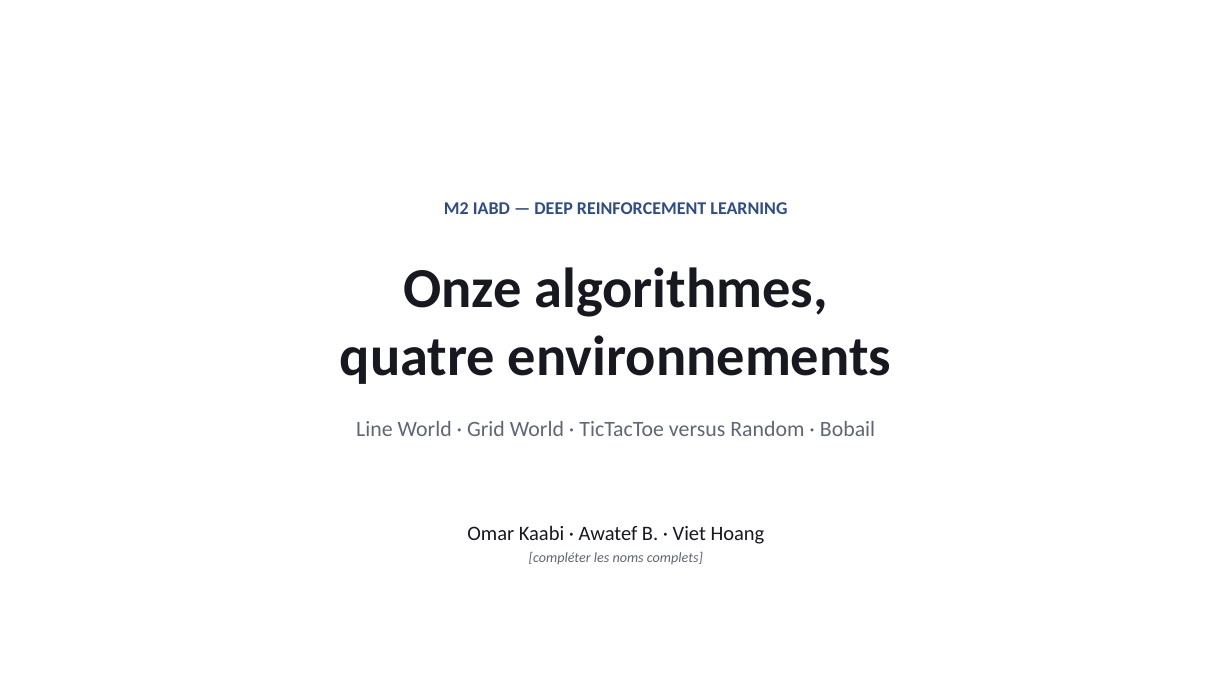
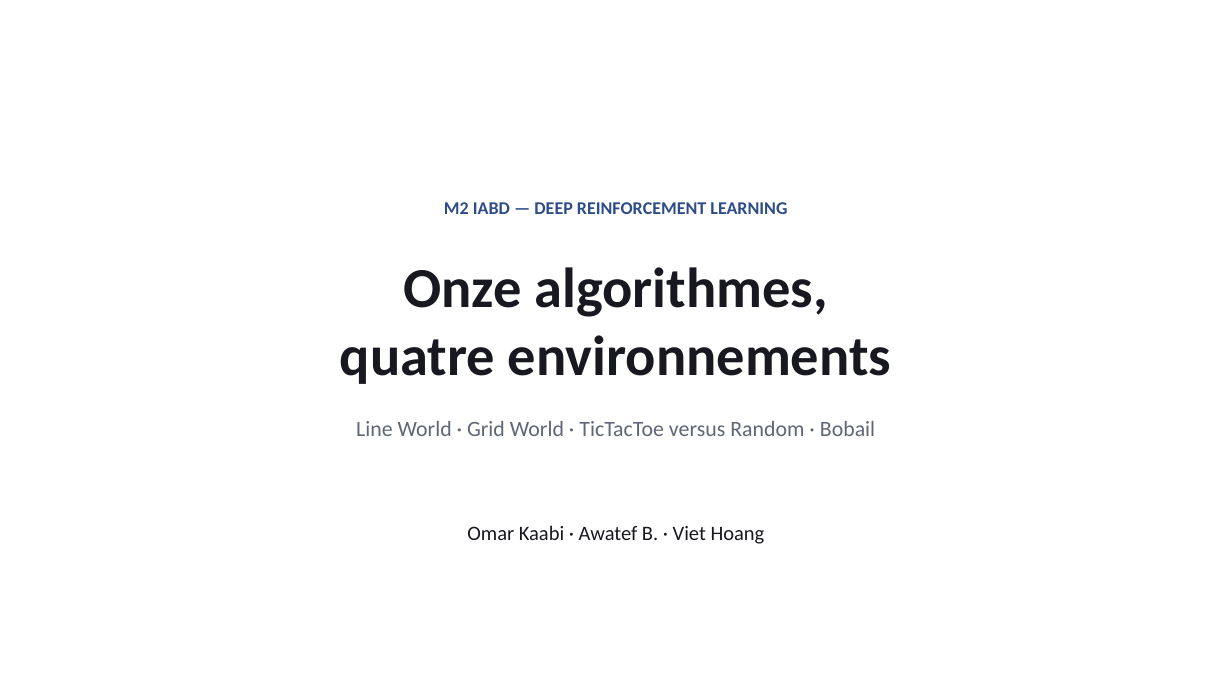
Before and after one commit to KaabiOmar/drl-project, a slide deck: slide 1 of Soutenance_DRL.pptx. Drawn at 1232x693 pixels with LibreOffice and Linux fonts; fonts in the diff are those of the drawing. Boxes give left, top, right and bottom in pixels: in the first picture for what was removed or moved away, otherwise in the second. Text is boxed around its words. In the diff, an @@ line names an element or a change of style, - is before the commit and + after.

Commit message:
docs: sommaire reel dans le rapport, marqueur de noms retire
Le sommaire etait un champ TOC de Word : vide tant que l'utilisateur ne met pas
les champs a jour, et vide dans le PDF produit par LibreOffice. Remplace par une
table des matieres statique, 26 entrees avec points de conduite et numeros de
page, plus un numero de page en pied de page.

Les numeros viennent d'une premiere conversion en PDF puis d'une recherche du
titre page par page ; un controle verifie que chaque entree pointe bien sur la
page ou le titre apparait. 26/26 coherentes.

Retire aussi le marqueur [a completer] de la page de titre et de la premiere
diapositive.

```diff
--- a/Soutenance_DRL.pptx
+++ b/Soutenance_DRL.pptx
@@ text "Omar Kaabi · Awatef B. ..." at [467, 525, 765, 544]: more space between paragraphs @@
@@ text at [529, 552, 703, 564]: paragraph removed @@
-[compléter les noms complets]
```
Also in this commit, not shown: 2 other files.
